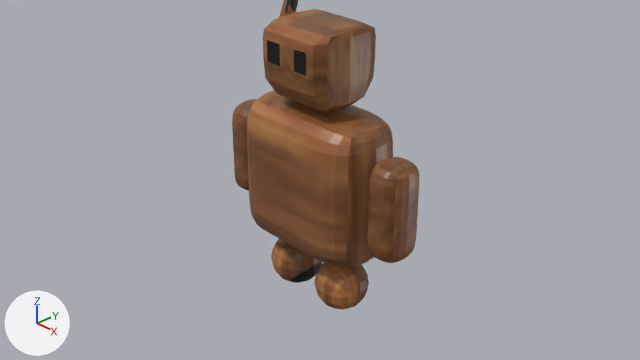
One commit to the Blender file resources/models/robot/robot3.blend: the scene before it, then after it.
Camera for both pictures: the file's camera 'Camera'. Arrows for +X, +Y and +Z are at lower left; the lights stay in place.
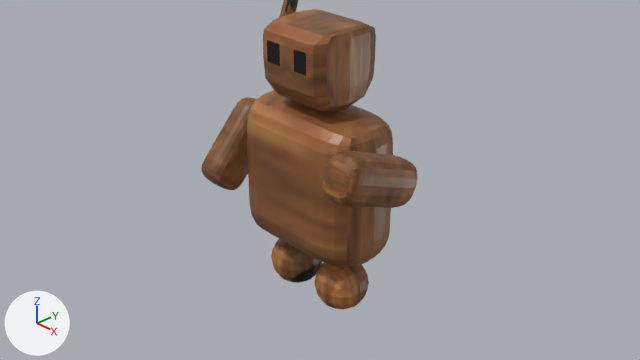
Pixel boxes [x1, y1, x2, y2] of what changed, in the pictures (640 x 360 px):
'Cube.003', moved, turned
    before: [367, 157, 419, 263]
    after: [323, 151, 418, 208]
'Cube.002', moved, turned
    before: [232, 99, 257, 191]
    after: [201, 97, 257, 190]

Diff of the bpy script that builds the scene:
```diff
--- a/resources/models/robot/robot3.blend.py
+++ b/resources/models/robot/robot3.blend.py
@@ ob_cube_002 @@
 ob_cube_002 = bpy.data.objects.new('Cube.002', me_cube_006)
-ob_cube_002.location = (-1.265, 0.0, 1.844)
+ob_cube_002.location = (-1.265, -0.271, 1.959)
+ob_cube_002.rotation_euler = (-0.732, 0.0, 0.0)  # degrees (-42, 0, 0)
 ob_cube_002.scale = (0.238, 0.298, 0.647)
@@ ob_cube_003 @@
 ob_cube_003 = bpy.data.objects.new('Cube.003', me_cube_007)
-ob_cube_003.location = (1.266, 0.0, 1.844)
+ob_cube_003.location = (1.266, -0.379, 2.362)
+ob_cube_003.rotation_euler = (-1.941, 0.0, 0.0)  # degrees (-111, 0, 0)
 ob_cube_003.scale = (0.238, 0.298, 0.647)
```
